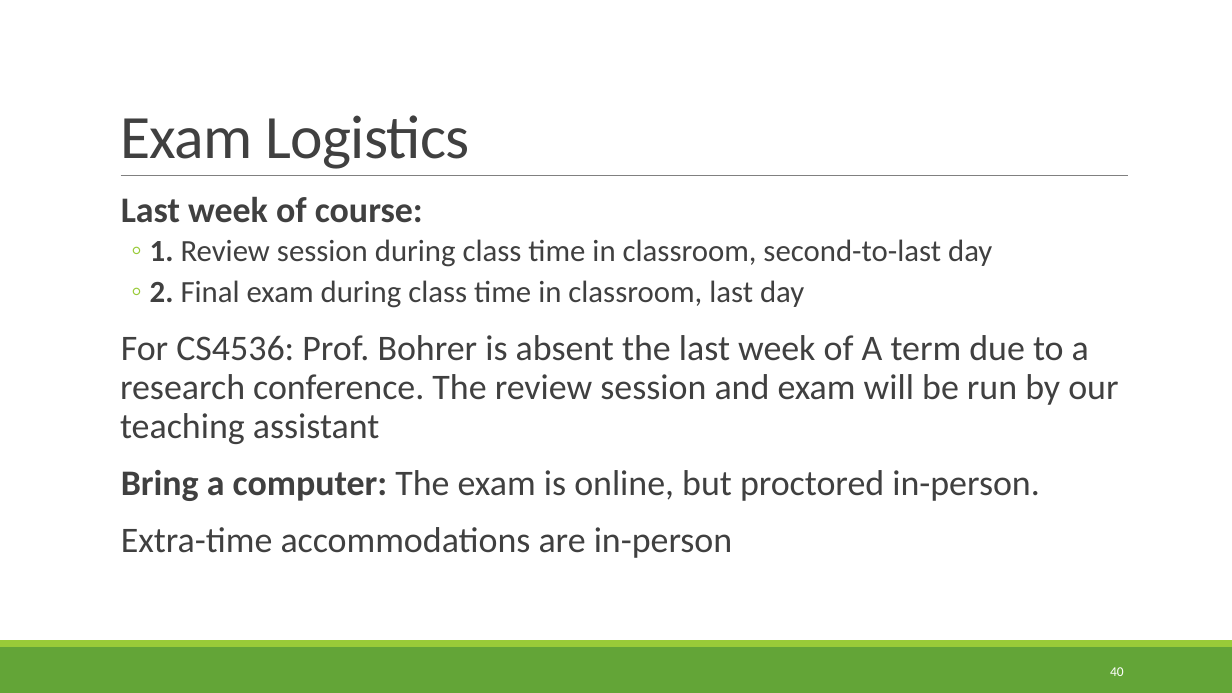
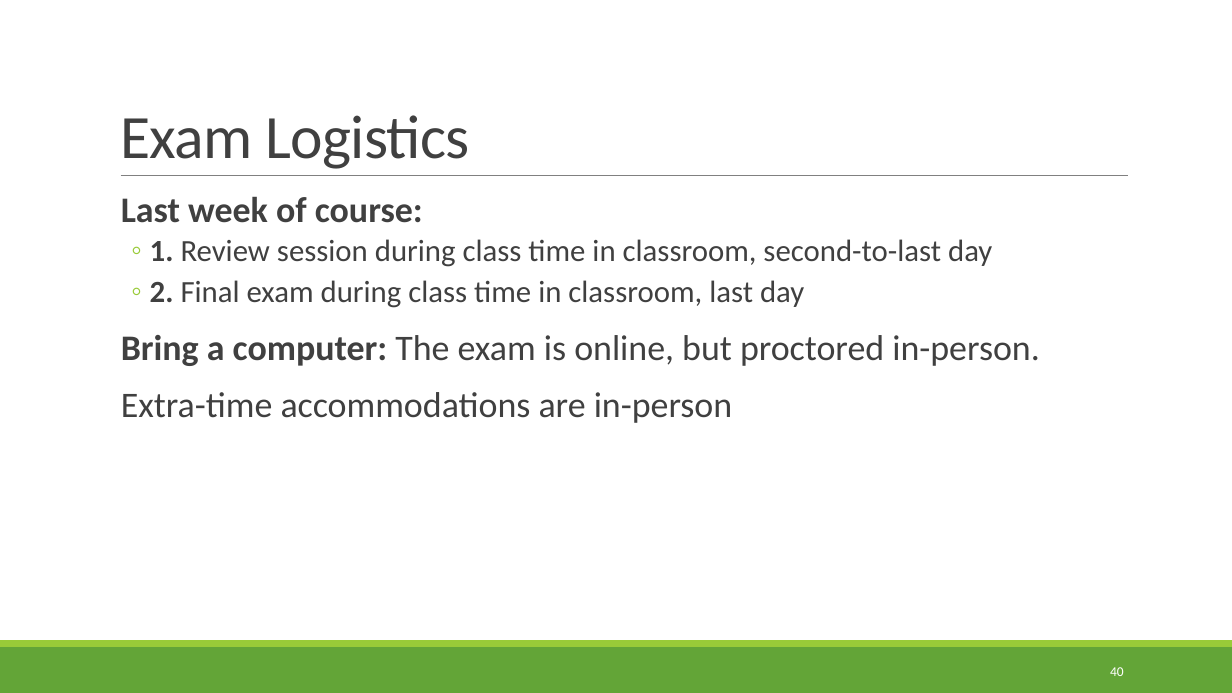
Before and after one commit to rbohrer/pl-course, a slide deck: slide 40 of LectureSlides/12Play.pptx. Drawn at 1232x693 pixels with LibreOffice and Linux fonts; fonts in the diff are those of the drawing. Boxes give left, top, right and bottom in pixels: in the first picture for what was removed or moved away, otherwise in the second. Text is boxed around its words. In the diff, an @@ line names an element or a change of style, - is before the commit and + after.

```diff
--- a/LectureSlides/12Play.pptx
+++ b/LectureSlides/12Play.pptx
@@ text at box(120, 335, 1118, 444): paragraph removed @@
-  For CS4536: Prof. Bohrer is absent the last week of A term due to a research conference. The review session and exam will be run by our teaching assistant
```
Also in this commit, not shown: 1 other slide changed.
